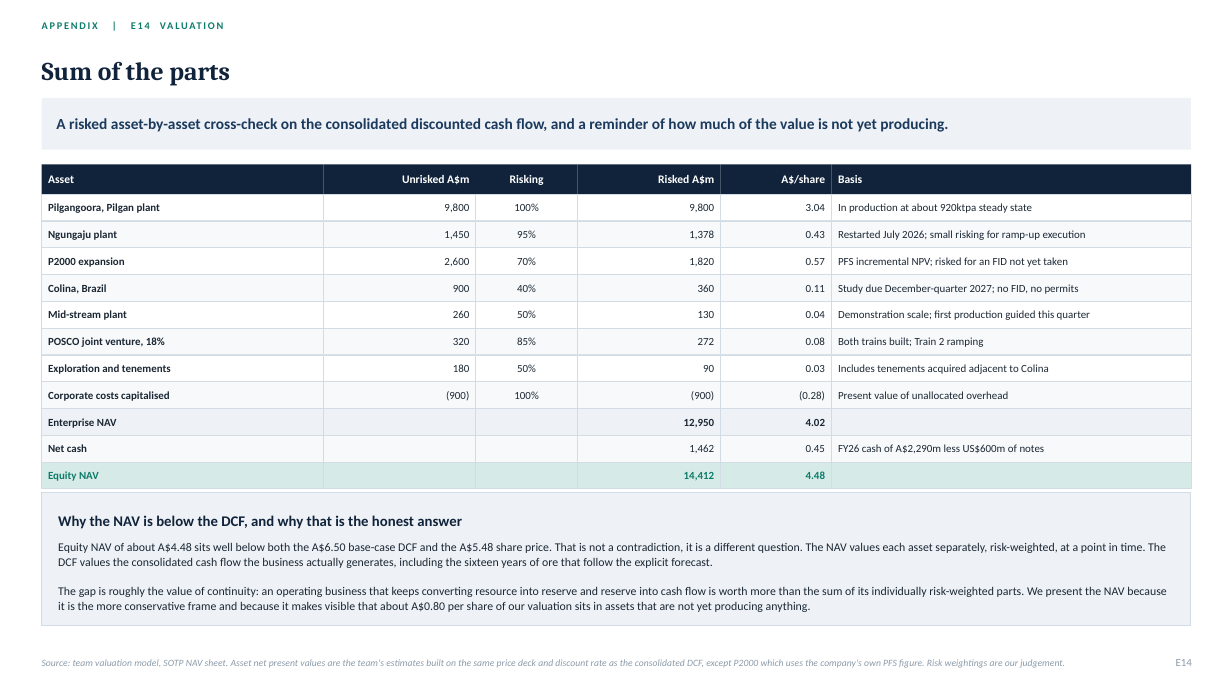
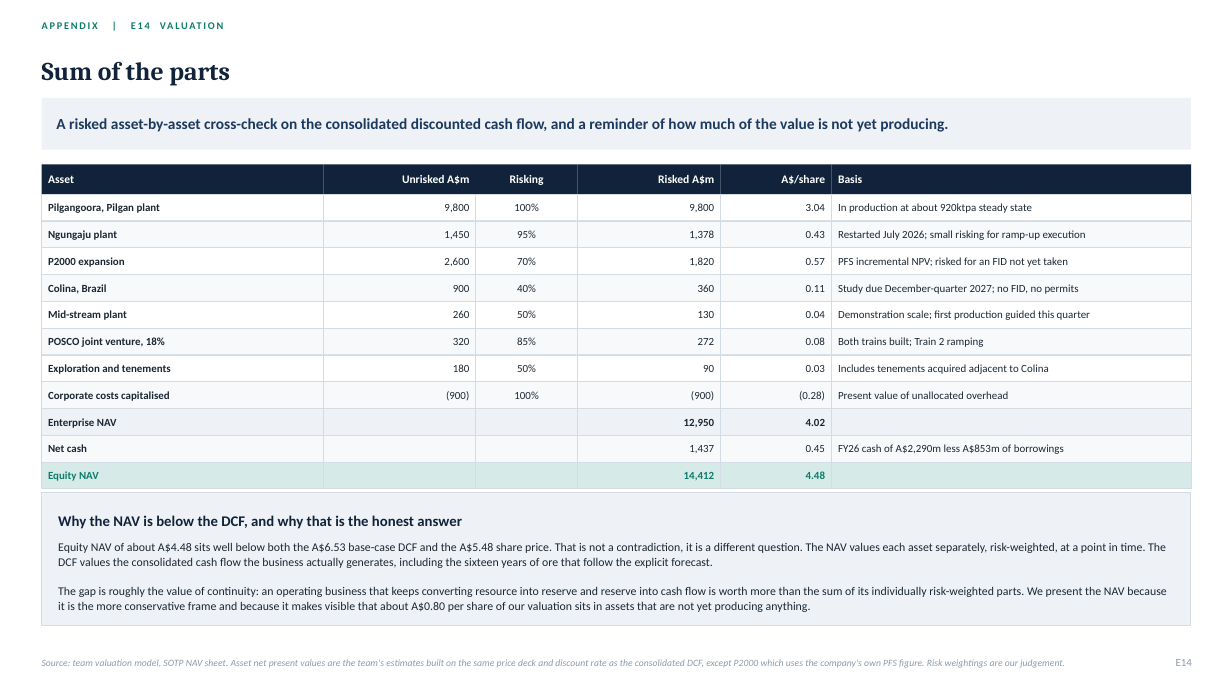
Before and after one commit to SportsSwap/for-claude, a slide deck: slide 73 of deck/PLS_Group_FMAA_2026.pptx. Drawn at 1232x693 pixels with LibreOffice and Linux fonts; fonts in the diff are those of the drawing. Boxes give left, top, right and bottom in pixels: in the first picture for what was removed or moved away, otherwise in the second. Text is boxed around its words. In the diff, an @@ line names an element or a change of style, - is before the commit and + after.

```diff
--- a/deck/PLS_Group_FMAA_2026.pptx
+++ b/deck/PLS_Group_FMAA_2026.pptx
@@ text at (689, 445, 714, 453): text changed @@
-1,462
+1,437
@@ text at (838, 444, 1064, 454): text changed @@
-FY26 cash of A$2,290m less US$600m of notes
+FY26 cash of A$2,290m less A$853m of borrowings
@@ text at (58, 543, 1166, 568): text changed @@
-Equity NAV of about A$4.48 sits well below both the A$6.50 base-case DCF and the A$5.48 share price. That is not a contradiction, it is a different question. The NAV values each asset separately, risk-weighted, at a point in time. The DCF values the consolidated cash flow the business actually generates, including the sixteen years of ore that follow the explicit forecast.
+Equity NAV of about A$4.48 sits well below both the A$6.53 base-case DCF and the A$5.48 share price. That is not a contradiction, it is a different question. The NAV values each asset separately, risk-weighted, at a point in time. The DCF values the consolidated cash flow the business actually generates, including the sixteen years of ore that follow the explicit forecast.
```
Also in this commit, not shown: 29 other slides changed, 19 other files.
